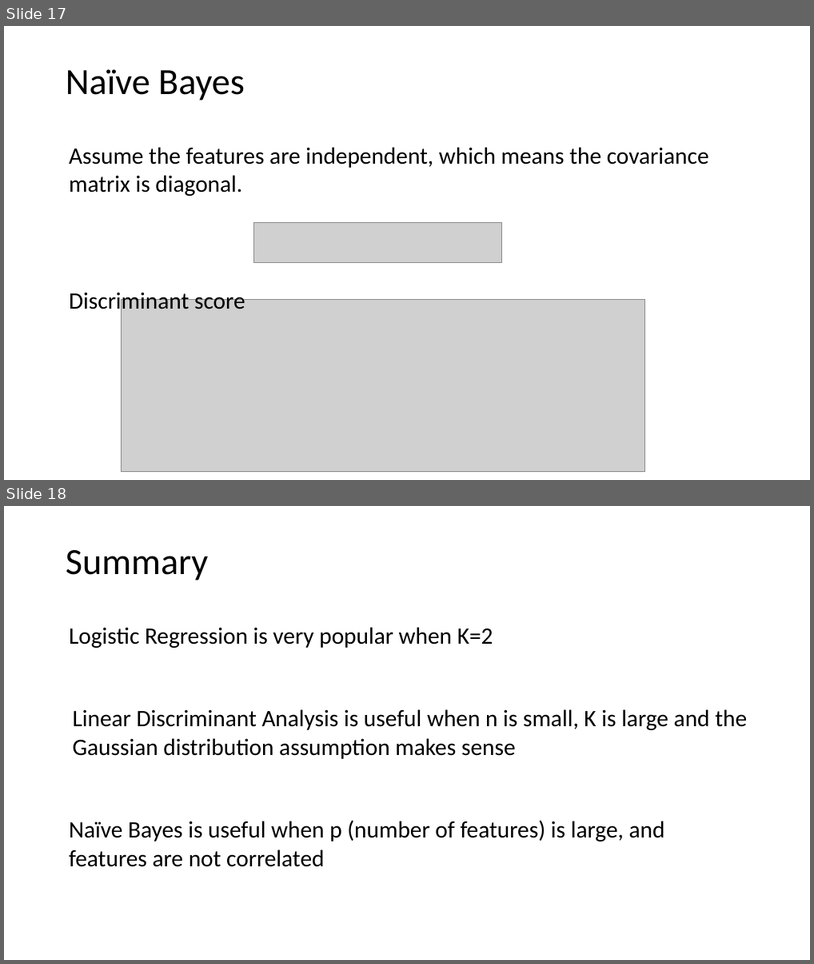
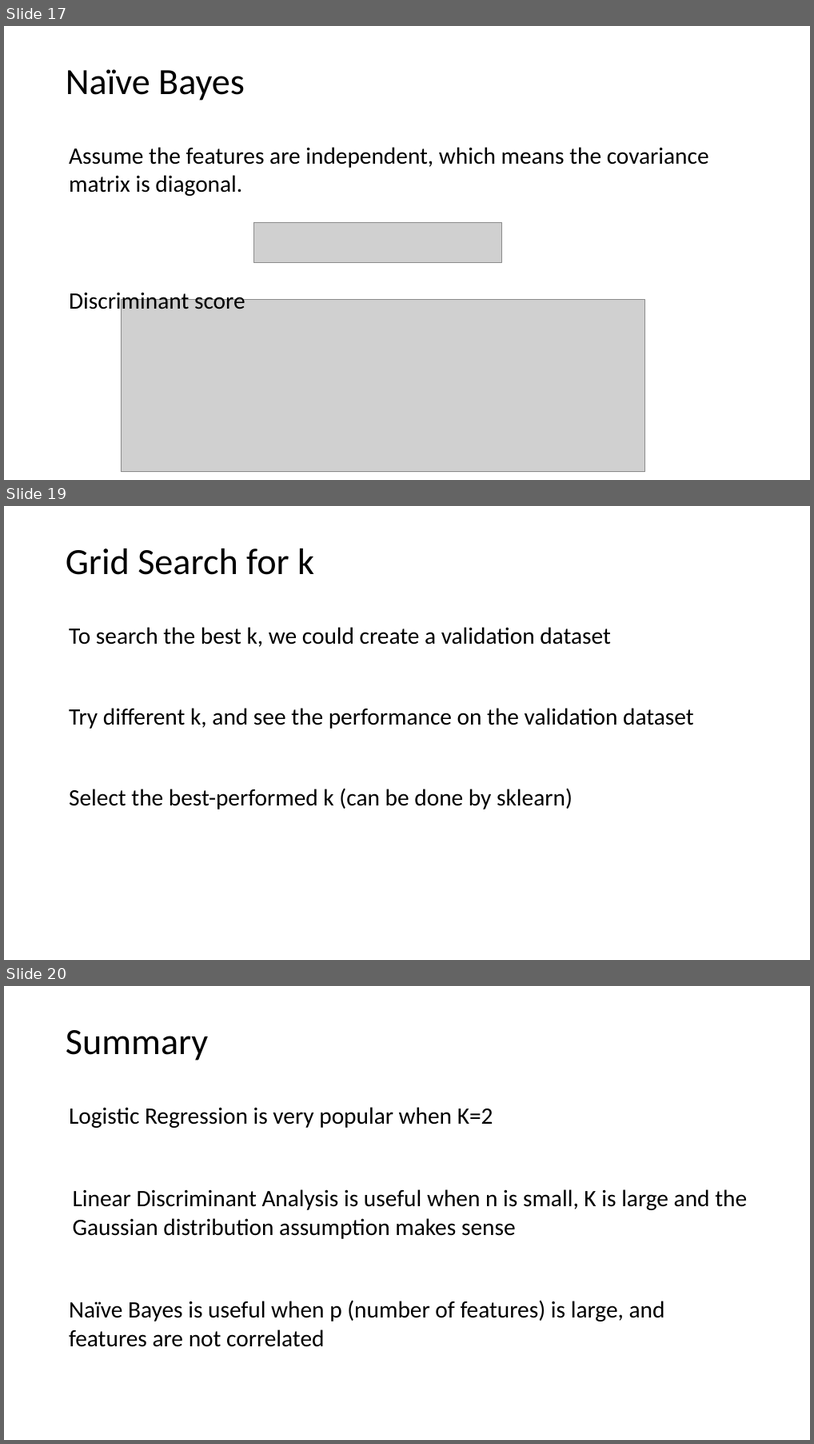
Before and after one commit to tianzheng4/tianzheng4.github.io, a slide deck: _umkc-teaching/slides/Lecture 5.pptx. Shown one above the other, each under a label of ours: slides 17 and 18 before the commit, slides 17, 19 and 20 after it; the slides between them are not shown. The pictures are 814x964 and 814x1444 pixels, drawn with LibreOffice and Linux fonts; fonts in the diff are those of the drawing; grey boxes stand for pictures. Boxes give left, top, right and bottom in pixels: in the first picture for what was removed or moved away, otherwise in the second. Text is boxed around its words. In the diff, an @@ line names an element or a change of style, - is before the commit and + after.

```diff
--- a/_umkc-teaching/slides/Lecture 5.pptx
+++ b/_umkc-teaching/slides/Lecture 5.pptx
@@ slide 19 added at <box>4,506,810,960</box>, background #FFFFFF @@
@@ title added at <box>66,548,314,575</box>, 44 pt, text #000000 @@
+Grid Search for k
@@ text added at <box>69,627,611,647</box>, 28 pt, text #000000 @@
+To search the best k, we could create a validation dataset
@@ text added at <box>69,708,694,728</box>, 28 pt, text #000000 @@
+Try different k, and see the performance on the validation dataset
@@ text added at <box>69,788,573,809</box>, 28 pt, text #000000 @@
+Select the best-performed k (can be done by sklearn)
@@ what was slide 18 is now slide 20 @@
```
Also in this commit, not shown: 1 other slide added, 2 other files.
